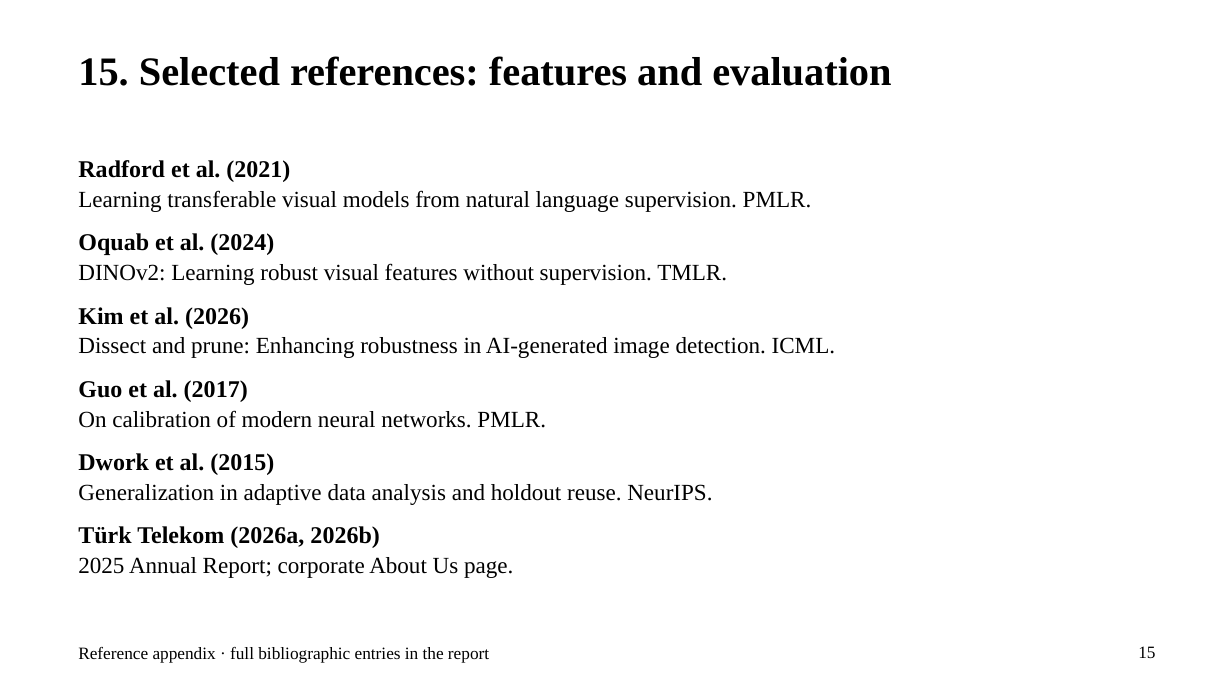
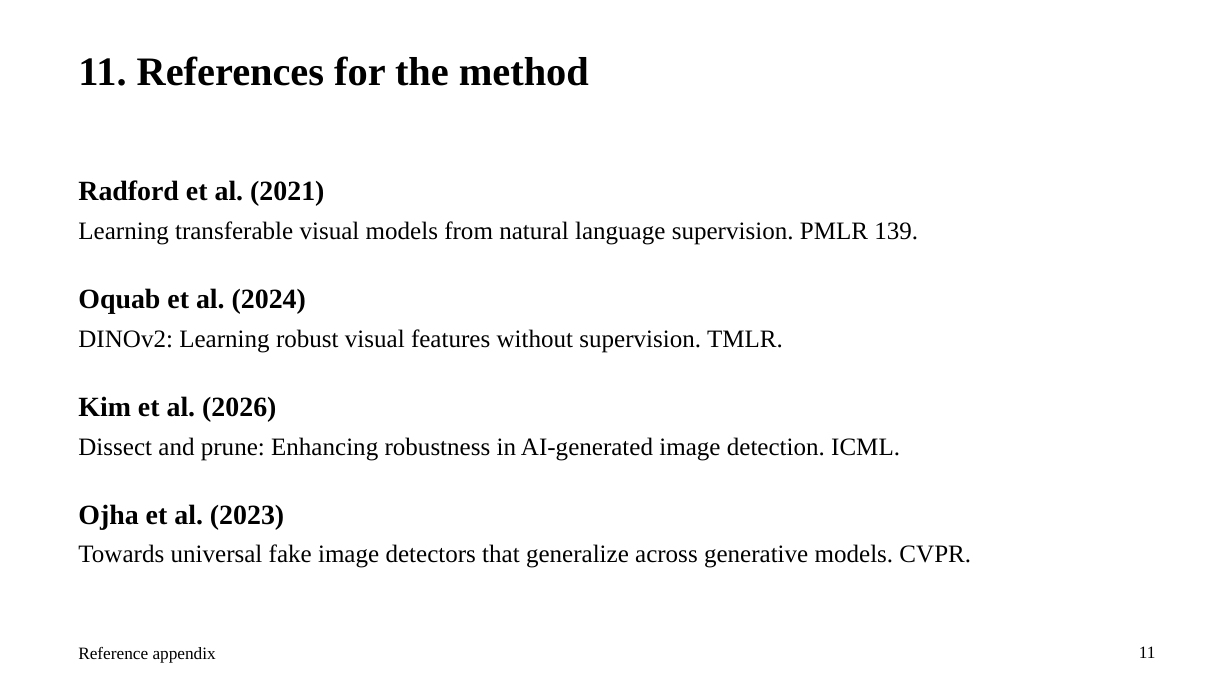
Before and after one commit to EfeHanKeles346/ai-image-detector, a slide deck: slide 11 of rapor/final_2026/deliverables/CS395_Presentation_EfeHan_Keles_25September2026.pptx (slide 15 before the commit). Drawn at 1232x693 pixels with LibreOffice and Linux fonts; fonts in the diff are those of the drawing. Boxes give left, top, right and bottom in pixels: in the first picture for what was removed or moved away, otherwise in the second. Text is boxed around its words. In the diff, an @@ line names an element or a change of style, - is before the commit and + after.

```diff
--- a/rapor/final_2026/deliverables/CS395_Presentation_EfeHan_Keles_25September2026.pptx
+++ b/rapor/final_2026/deliverables/CS395_Presentation_EfeHan_Keles_25September2026.pptx
@@ text at [78,56,589,86]: text changed @@
-15. Selected references: features and evaluation
+11. References for the method
@@ text "Radford et al. (2021)": place and size @@
-text "Radford et al. (2021)" at [78,160,290,182]
+text "Radford et al. (2021)" at [78,180,324,206]
@@ text at [78,221,918,245]: text changed; size 18 to 19.5 pt @@
-Learning transferable visual models from natural language supervision. PMLR.
+Learning transferable visual models from natural language supervision. PMLR 139.
@@ text "Oquab et al. (2024)": place and size @@
-text "Oquab et al. (2024)" at [78,233,274,255]
+text "Oquab et al. (2024)" at [78,288,306,314]
@@ text "DINOv2: Learning robust visual features ...": place and size @@
-text "DINOv2: Learning robust visual features ..." at [78,263,727,285]
+text "DINOv2: Learning robust visual features ..." at [78,329,783,353]
@@ text "DINOv2: Learning robust visual features ..." at [78,329,783,353]: size 18 to 19.5 pt @@
@@ size 18.8 to 21.8 pt in 3 elements at [78,180,324,206], [78,288,306,314], [78,396,276,422] @@
@@ text "Kim et al. (2026)": place and size @@
-text "Kim et al. (2026)" at [78,307,249,329]
+text "Kim et al. (2026)" at [78,396,276,422]
@@ text removed at [78,380,248,402] @@
-Guo et al. (2017)
@@ text removed at [78,410,546,428] @@
-On calibration of modern neural networks. PMLR.
@@ text "Dissect and prune: Enhancing robustness ..." at [78,437,900,461]: size 18 to 19.5 pt @@
@@ text "Dissect and prune: Enhancing robustness ...": place and size @@
-text "Dissect and prune: Enhancing robustness ..." at [78,337,835,358]
+text "Dissect and prune: Enhancing robustness ..." at [78,437,900,461]
@@ text at [78,504,284,529]: text changed; size 18.8 to 21.8 pt @@
-Dwork et al. (2015)
+Ojha et al. (2023)
@@ text removed at [78,484,712,505] @@
-Generalization in adaptive data analysis and holdout reuse. NeurIPS.
@@ text removed at [78,526,379,548] @@
-Türk Telekom (2026a, 2026b)
@@ text removed at [78,557,513,578] @@
-2025 Annual Report; corporate About Us page.
@@ text added at [78,544,971,568], 19.5 pt, text #000000 @@
+Towards universal fake image detectors that generalize across generative models. CVPR.
@@ text at [78,647,216,663]: text changed @@
-Reference appendix · full bibliographic entries in the report
+Reference appendix
@@ text at [1139,646,1156,658]: text changed @@
-15
+11
```
Also in this commit, not shown: 3 other slides changed, 8 slides added, 11 slides removed, 25 other files.
